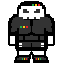
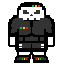
Layer changes from the first 64x64 image to the second:
showed "standFrame2", painted on it over [8, 2, 55, 52]
hid "standFrame1", painted on it over [8, 1, 55, 52]
